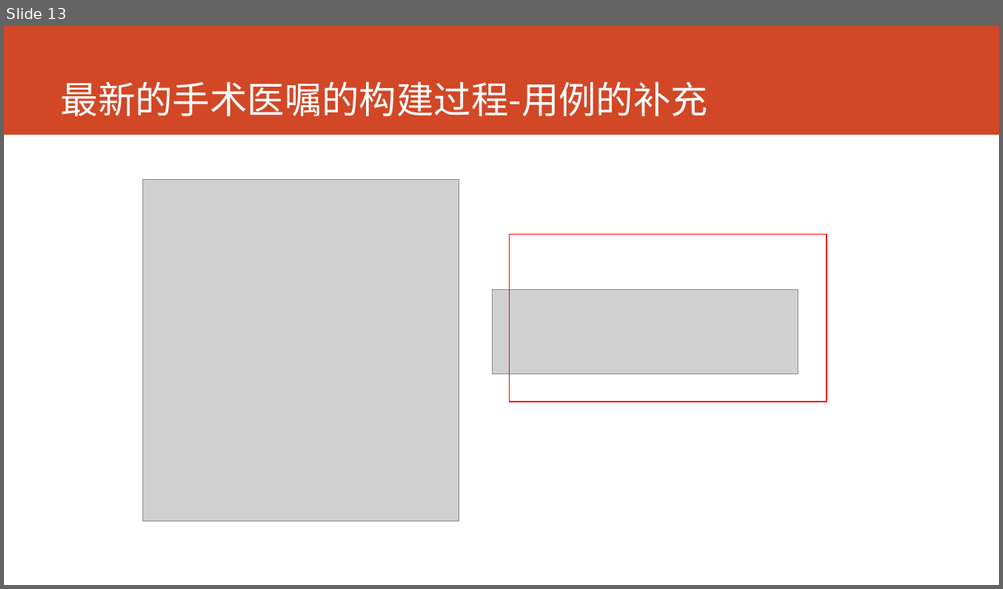
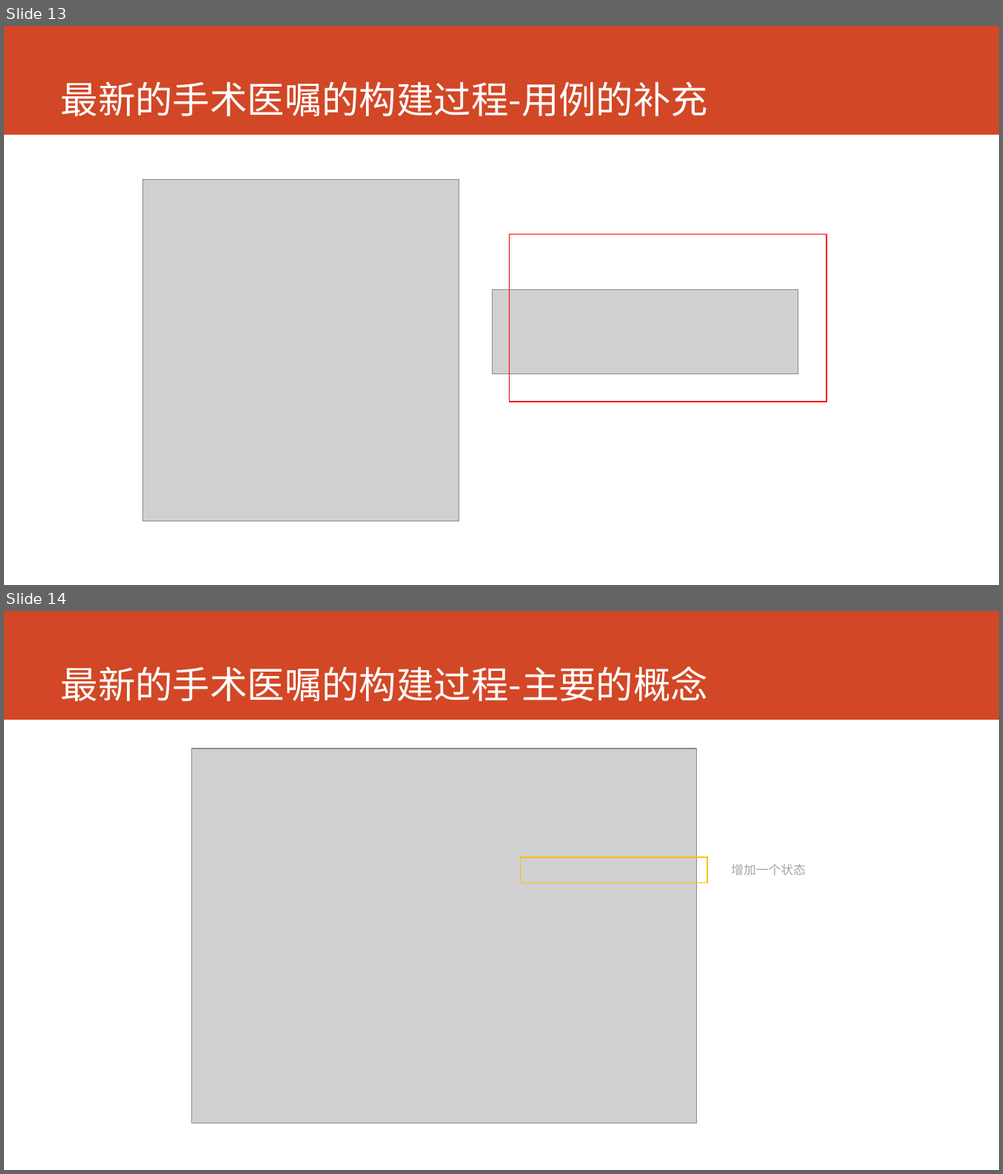
Before and after one commit to lixiangqi-github/hospital, a slide deck: doc/技术交流/2017-09-08医嘱/技术交流-2017-09-08.pptx. Shown one above the other, each under a label of ours: slide 13 before the commit, slides 13 and 14 after it. The pictures are 1003x589 and 1003x1174 pixels, drawn with LibreOffice and Linux fonts; fonts in the diff are those of the drawing; grey boxes stand for pictures. Boxes give left, top, right and bottom in pixels: in the first picture for what was removed or moved away, otherwise in the second. Text is boxed around its words. In the diff, an @@ line names an element or a change of style, - is before the commit and + after.

```diff
--- a/doc/技术交流/2017-09-08医嘱/技术交流-2017-09-08.pptx
+++ b/doc/技术交流/2017-09-08医嘱/技术交流-2017-09-08.pptx
@@ slide 14 added at [4, 611, 999, 1170], background #FFFFFF; not listed: 1 template element that a slide beside it also shows @@
@@ title added at [61, 667, 708, 701], 36 pt, text #FFFFFF @@
+最新的手术医嘱的构建过程-主要的概念
@@ picture added at [192, 749, 697, 1125] @@
@@ rectangle added at [521, 857, 708, 883], outline #FFC000 1 pt @@
@@ text added at [731, 864, 805, 875], 12 pt, text #A6A6A6 @@
+增加一个状态
```
Also in this commit, not shown: 1 slide changed, 1 other slide added, 17 other files.
